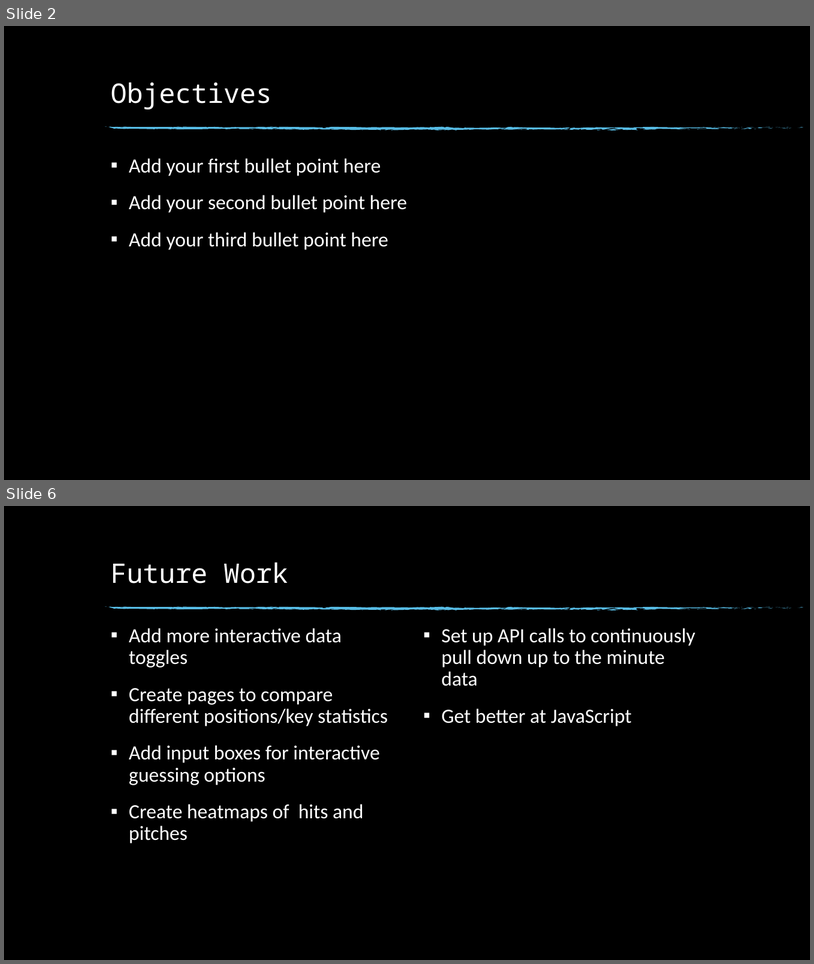
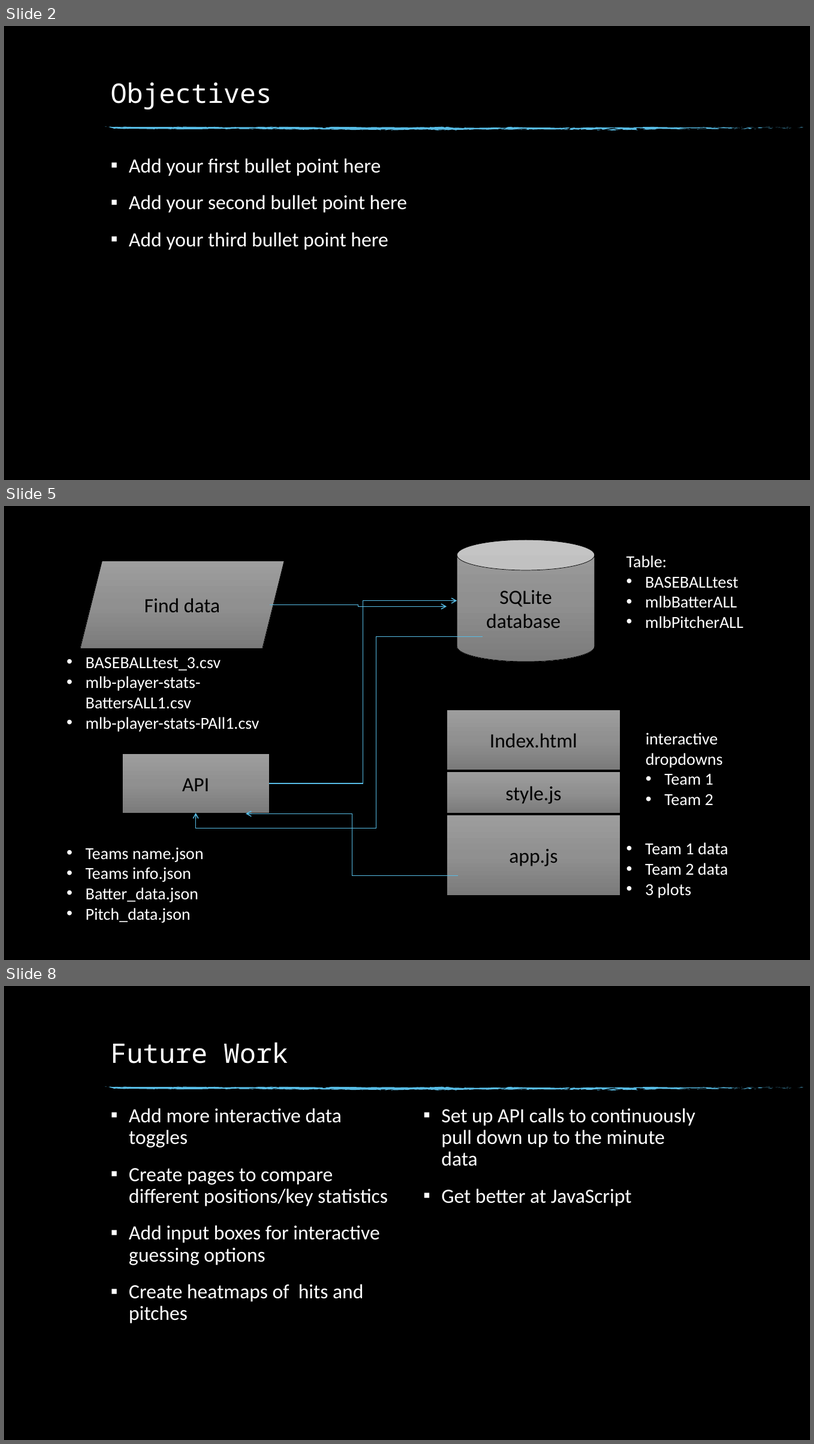
Before and after one commit to LeaLamatina/Project-2, a slide deck: Comparative Baseball Dashboard.pptx. Shown one above the other, each under a label of ours: slides 2 and 6 before the commit, slides 2, 5 and 8 after it; the slides between them are not shown. The pictures are 814x964 and 814x1444 pixels, drawn with LibreOffice and Linux fonts; fonts in the diff are those of the drawing; background and template pictures are left out. Boxes give left, top, right and bottom in pixels: in the first picture for what was removed or moved away, otherwise in the second. Text is boxed around its words. In the diff, an @@ line names an element or a change of style, - is before the commit and + after.

Commit message:
add data structure ppt.

```diff
--- a/Comparative Baseball Dashboard.pptx
+++ b/Comparative Baseball Dashboard.pptx
@@ slide 5 added at [4, 506, 810, 960], background picture (left out) @@
@@ cylinder added at [457, 540, 595, 661], fill gradient #9D9D9D to #909090 to #7C7C7C, outline #000000 0.5 pt, 24 pt, text #000000 @@
+SQLite database
@@ text added at [627, 555, 744, 628], 20 pt, text #FFFFFF @@
+Table:
+• BASEBALLtest
+• mlbBatterALL
+• mlbPitcherALL
@@ parallelogram added at [80, 561, 284, 648], fill gradient #9D9D9D to #909090 to #7C7C7C, outline #000000 0.5 pt, 24 pt, text #000000 @@
+Find data
@@ elbow arrow added from (269, 783) to (457, 600), #57BCE5 1 pt @@
@@ elbow arrow added from (270, 604) to (447, 606), #57BCE5 1 pt @@
@@ elbow arrow added from (483, 637) to (196, 813), #57BCE5 1 pt @@
@@ text added at [86, 657, 260, 732], 20 pt, text #FFFFFF @@
+• BASEBALLtest_3.csv
+• mlb-player-stats-BattersALL1.csv
+• mlb-player-stats-PAll1.csv
@@ rectangle added at [447, 710, 620, 770], fill gradient #9D9D9D to #909090 to #7C7C7C, outline #000000 0.5 pt, 24 pt, text #000000 @@
+Index.html
@@ text added at [646, 732, 723, 805], 20 pt, text #FFFFFF @@
+interactive dropdowns
+• Team 1
+• Team 2
@@ rectangle added at [123, 754, 270, 813], fill gradient #9D9D9D to #909090 to #7C7C7C, outline #000000 0.5 pt, 24 pt, text #000000 @@
+API
@@ rectangle added at [447, 772, 620, 813], fill gradient #9D9D9D to #909090 to #7C7C7C, outline #000000 0.5 pt, 24 pt, text #000000 @@
+style.js
@@ elbow arrow added from (458, 876) to (246, 813), #57BCE5 1 pt @@
@@ rectangle added at [447, 815, 620, 895], fill gradient #9D9D9D to #909090 to #7C7C7C, outline #000000 0.5 pt, 24 pt, text #000000 @@
+app.js
@@ text added at [86, 847, 204, 922], 20 pt, text #FFFFFF @@
+• Teams name.json
+• Teams info.json
+• Batter_data.json
+• Pitch_data.json
@@ text added at [645, 842, 728, 898], 20 pt, text #FFFFFF @@
+• Team 1 data
+• Team 2 data
+• 3 plots
@@ what was slide 6 is now slide 8 @@
```
Also in this commit, not shown: 2 slides changed, 1 other slide added, 2 other files.
